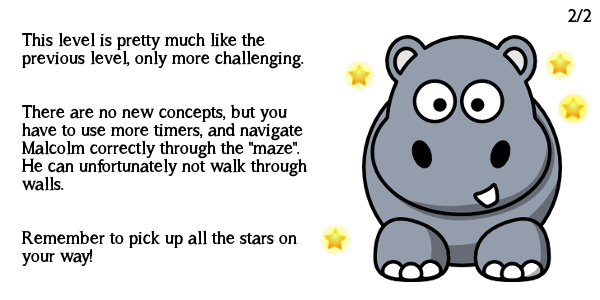
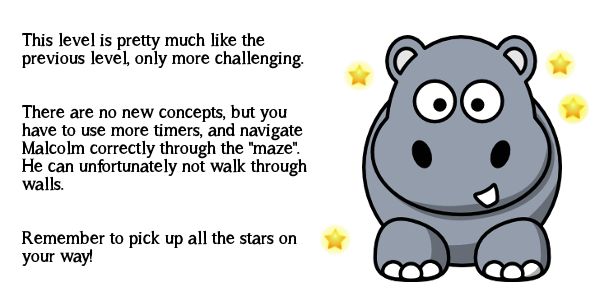
The second (600, 300) image is a revision of the first. Changes to its layers:
painted on "2/2" over (x1=568, y1=8, x2=592, y2=23)
